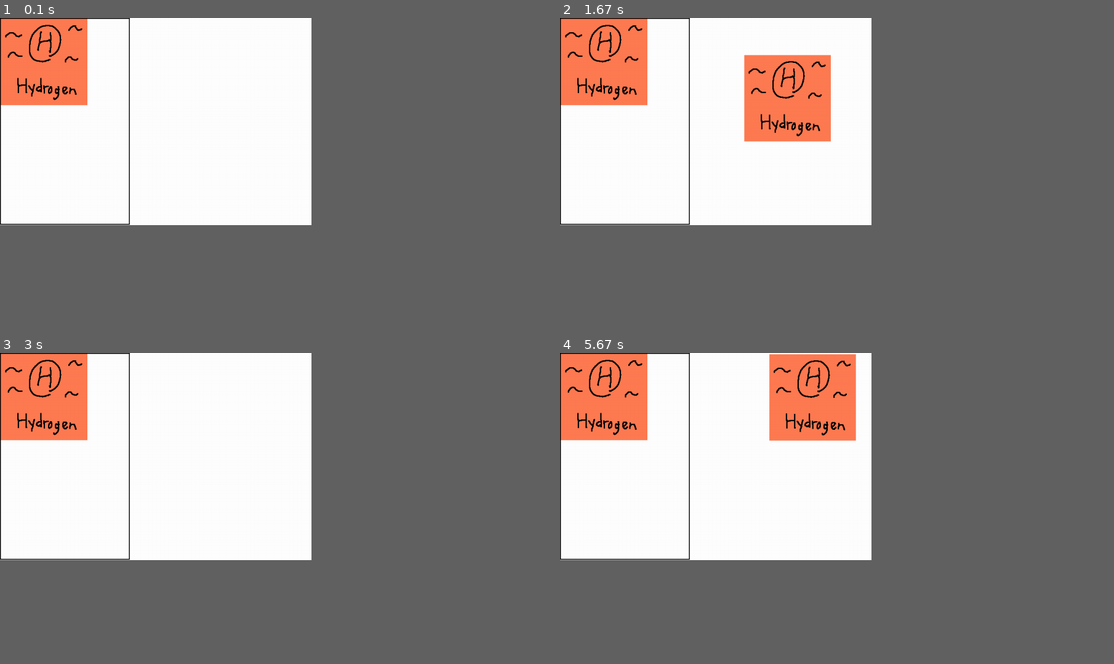
Above: before the commit, frames 1-4 (two rows, left to right).
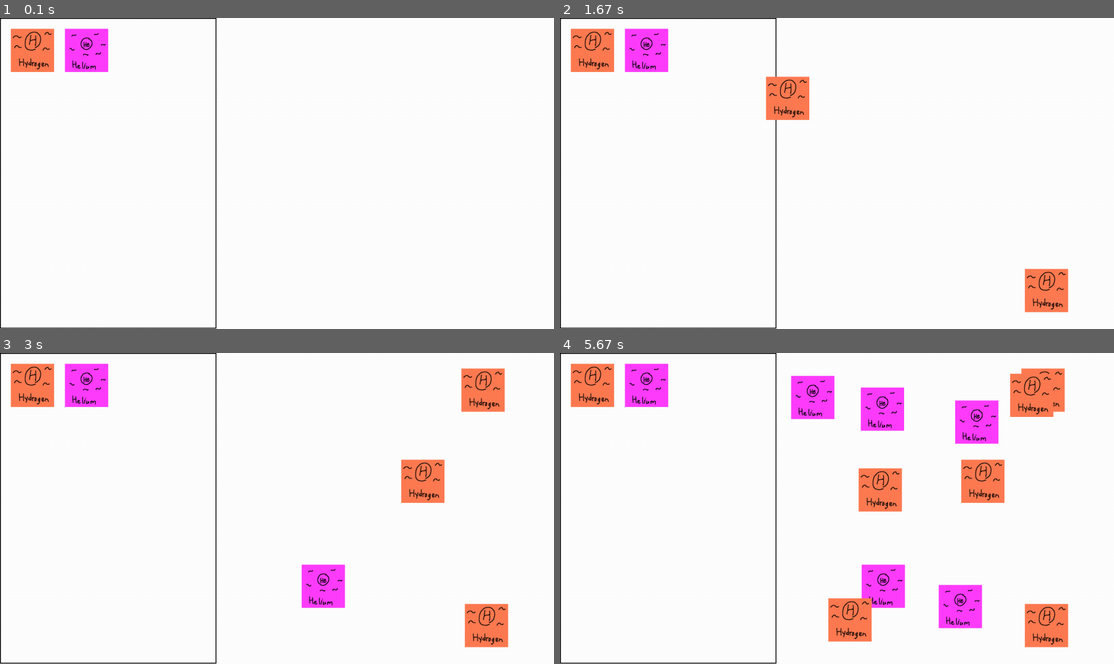
Above: after the commit, the same moments.

Repository: MackFree/hackathon
Game: pygame game, started from testbuild1.py
Same seed, same stepped clock (60 frames per second), same inputs: the game is played once before the commit and once after it.
Inputs (mouse positions are in pixels of both pictures, inside the frame that each line leads up to):
- Up to frame 1 (0.1 s): no input
- Up to frame 2 (1.67 s): press the mouse at (648, 49) at 0.37 s; move the mouse to (654, 89) at 0.47 s; release the mouse at (665, 126) at 0.6 s; press the mouse at (593, 49) at 1.2 s; move the mouse to (820, 170) at 1.3 s; release the mouse at (1047, 291) at 1.43 s; press the mouse at (593, 49) at 1.53 s; move the mouse to (787, 98) at 1.63 s
- Up to frame 3 (3 s): release the mouse at (421, 480) at 1.77 s; press the mouse at (33, 384) at 2.37 s; move the mouse to (254, 387) at 2.47 s; release the mouse at (481, 390) at 2.6 s; press the mouse at (88, 384) at 2.7 s; move the mouse to (204, 483) at 2.8 s; release the mouse at (321, 586) at 2.93 s
- Up to frame 4 (5.67 s): press the mouse at (648, 384) at 3.03 s; move the mouse to (809, 402) at 3.13 s; release the mouse at (975, 421) at 3.27 s; press the mouse at (593, 384) at 3.37 s; move the mouse to (737, 436) at 3.47 s; release the mouse at (881, 489) at 3.6 s; press the mouse at (593, 384) at 4.2 s; move the mouse to (720, 502) at 4.3 s; release the mouse at (848, 620) at 4.43 s; press the mouse at (593, 384) at 4.53 s; move the mouse to (809, 390) at 4.63 s; release the mouse at (1030, 393) at 4.77 s; press the mouse at (648, 384) at 4.87 s; move the mouse to (803, 496) at 4.97 s; release the mouse at (958, 604) at 5.1 s; press the mouse at (648, 384) at 5.2 s; move the mouse to (764, 396) at 5.3 s; release the mouse at (881, 408) at 5.43 s; press the mouse at (648, 384) at 5.53 s; move the mouse to (814, 396) at 5.63 s
The window is 506x337 before the commit and 900x506 after it. Grey fills any space a smaller window leaves; there, only what the larger window draws over its background counts as a difference.

The runs differ from the first frame. In frame 1, 5.0% of the frame differs, in the area x 0-40%, y 0-100%; in frame 2, 9.6%; in frame 3, 9.4%; in frame 4, 20%, in the area x 0-92%, y 0-100%.

Commit message:
Drawring array

Diff:
--- /dev/null
+++ b/assets/desc/helium.txt
@@ -0,0 +1,3 @@
+Helium is the lightest elelemt after Hydrogen
+with two electrons, neutrons and protons. It is
+commonly used in balloons :)
--- a/testbuild1.py
+++ b/testbuild1.py
@@ -6,7 +6,7 @@
 pygame.init()
 
 #setting size of window
-size = width, height = 720, 480
+size = width, height = 1280, 720
 screen = pygame.display.set_mode(size)
 
 #resources inits go here
@@ -16,8 +16,8 @@
 black = 0, 0, 0
 
 #drawing the rectangles needed, atom selection screen and place screen
-selection_rect = pygame.Rect(0, 0, 300, 479)
-simulation_rect = pygame.Rect(300, 0, 420, 480)
+selection_rect = pygame.Rect(0, 0, 500, 719)
+simulation_rect = pygame.Rect(500, 0, 780, 720)
 
 #array that will hold all atoms Possible
 atom_array = []
@@ -28,13 +28,13 @@
 
 
 #creating atoms
-hydrogen = Atom("Hydrogen", 1, 1, 1, "assets/img/hydrogen.png", "assets/desc/hydrogen.txt")
+hydrogen = Atom("Hydrogen", 1, 1, 1, "assets/img/hydrogen-small.png", "assets/desc/hydrogen.txt")
+helium = Atom("Helium", 2, 2, 2, "assets/img/helium-small.png", "assets/desc/helium.txt")
 
-hydrogen.rect.x = 2
-hydrogen.rect.y = 2
+
 #adding atoms to atom_array
 atom_array.append(hydrogen)
-
+atom_array.append(helium)
 
 #game loop
 while 1:
@@ -83,8 +83,17 @@
 
     #now we draw an atom for each one in the array (Lets use a loop bc
     #fuck doing it induvidiall
+    draw_pos_x = 25
+    draw_pos_y = 25
     for atom in atom_array:
+        atom.rect.x = draw_pos_x
+        atom.rect.y = draw_pos_y
         screen.blit(atom.image, atom.rect)
+        if(draw_pos_x != 400):
+            draw_pos_x += 125
+        else:
+            draw_pos_x = 25
+            draw_pos_y += 125
 
     for atom in simulation_atoms:
         screen.blit(atom.image, atom.rect)
